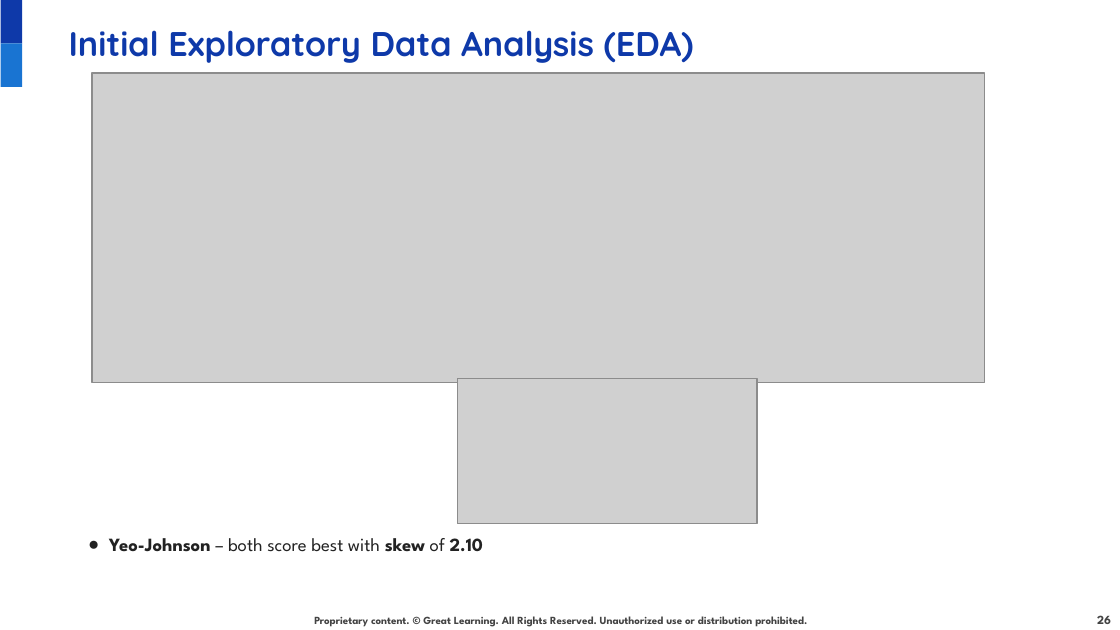
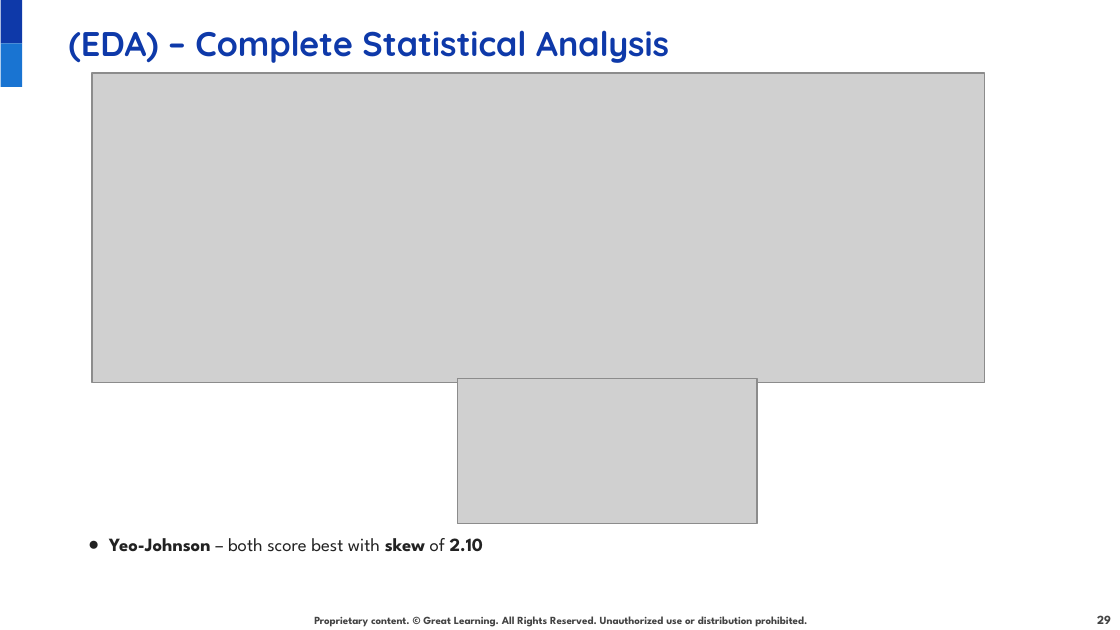
Before and after one commit to juanbucz/GreatLearning-TermProjects, a slide deck: slide 29 of Neural Networks - Loan Default/Loan Default Prediction Presentation - Business Interpretation - John Buczkowski.pptx (slide 26 before the commit). Drawn at 1120x630 pixels with LibreOffice and Linux fonts; fonts in the diff are those of the drawing; grey boxes stand for pictures; background and template pictures are left out. Boxes give left, top, right and bottom in pixels: in the first picture for what was removed or moved away, otherwise in the second. Text is boxed around its words. In the diff, an @@ line names an element or a change of style, - is before the commit and + after.

```diff
--- a/Neural Networks - Loan Default/Loan Default Prediction Presentation - Business Interpretation - John Buczkowski.pptx
+++ b/Neural Networks - Loan Default/Loan Default Prediction Presentation - Business Interpretation - John Buczkowski.pptx
@@ text at <box>69,30,669,63</box>: text changed @@
-Initial Exploratory Data Analysis (EDA)
+(EDA) – Complete Statistical Analysis
@@ page number at <box>1097,615,1111,624</box>: text changed @@
-26
+29
```
Also in this commit, not shown: 17 other slides changed, 5 slides added, 6 slides removed.
